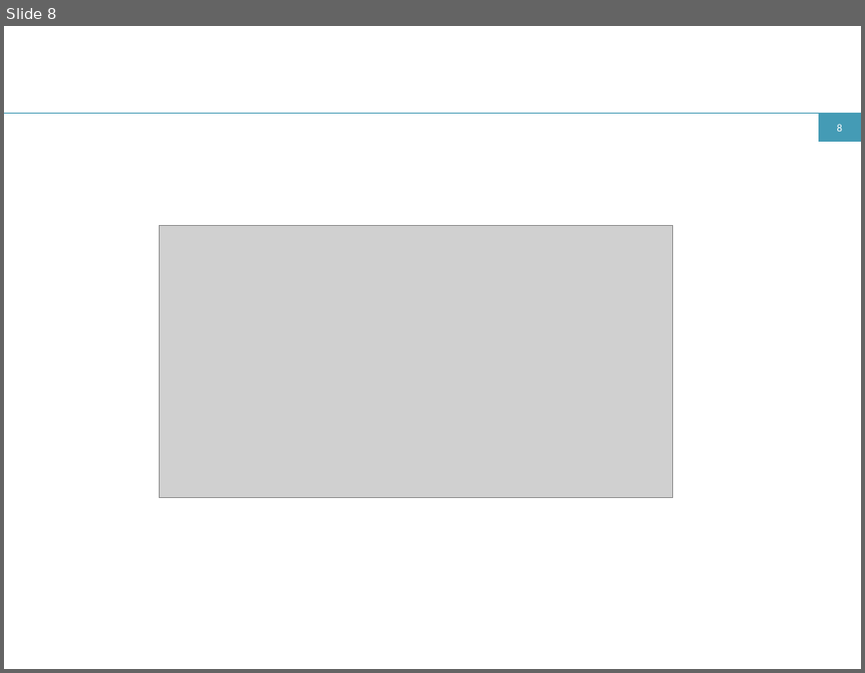
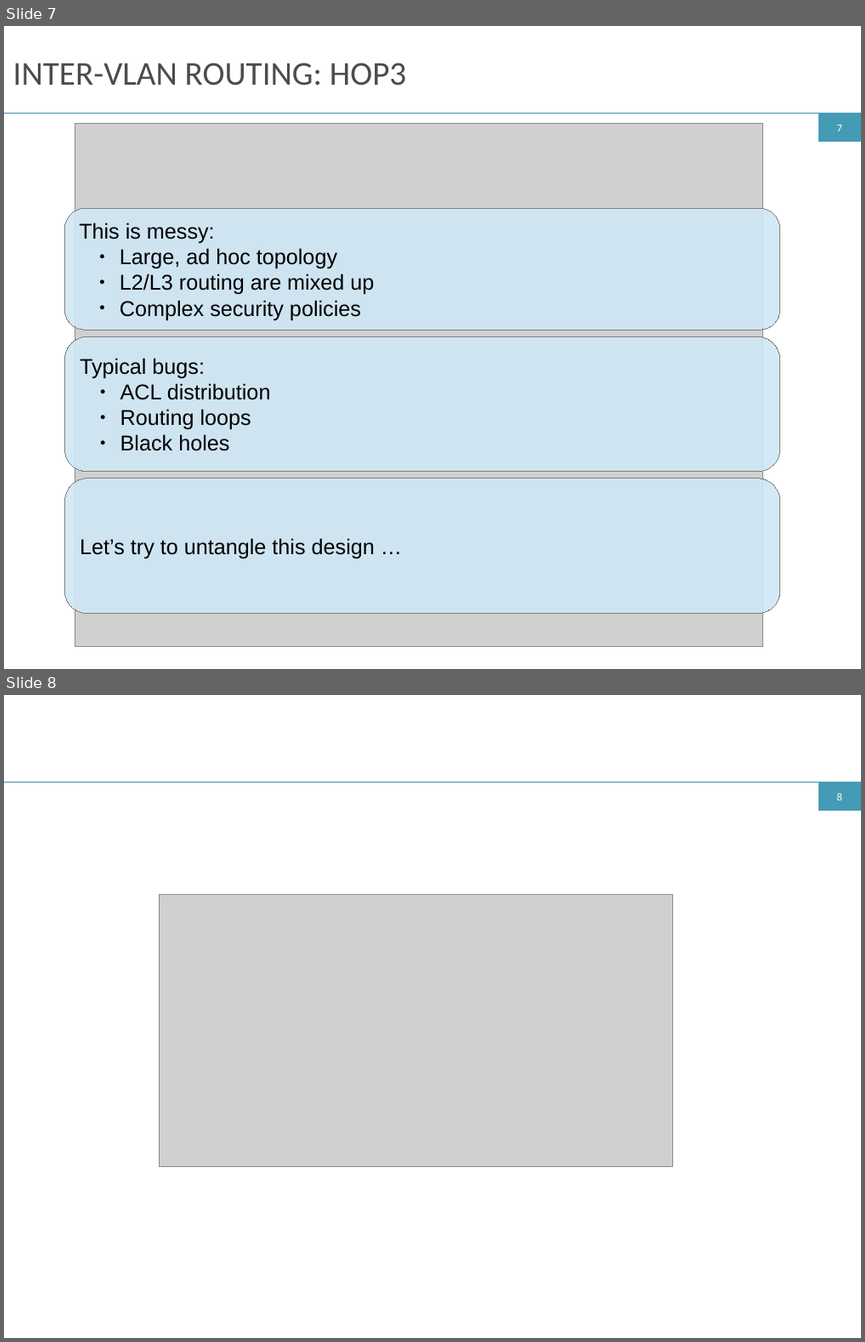
Before and after one commit to ryzhyk/cocoon, a slide deck: doc/netpl16/talk/cocoon.odp. Shown one above the other, each under a label of ours: slide 8 before the commit, slides 7 and 8 after it. The pictures are 865x673 and 865x1342 pixels, drawn with LibreOffice and Linux fonts; fonts in the diff are those of the drawing; grey boxes stand for pictures. Boxes give left, top, right and bottom in pixels: in the first picture for what was removed or moved away, otherwise in the second. Text is boxed around its words. In the diff, an @@ line names an element or a change of style, - is before the commit and + after.

```diff
--- a/doc/netpl16/talk/cocoon.odp
+++ b/doc/netpl16/talk/cocoon.odp
@@ slide 7 added at [4, 26, 861, 669], background #FFFFFF; not listed: 3 template elements that a slide beside it also shows @@
@@ title added at [13, 63, 406, 86], 28 pt, text #4C4C4C @@
+INTER-VLAN ROUTING: HOP3
@@ picture added at [75, 123, 763, 646] @@
@@ rounded rectangle added at [65, 209, 780, 330], fill #CFE7F5 at 90% opacity, outline #808080 0 pt, 18 pt, text #000000 @@
+This is messy:
+  ● Large, ad hoc topology
+  ● L2/L3 routing are mixed up
+  ● Complex security policies
@@ rounded rectangle added at [65, 336, 780, 471], fill #CFE7F5 at 90% opacity, outline #808080 0 pt, 18 pt, text #000000 @@
+Typical bugs:
+  ● ACL distribution
+  ● Routing loops
+  ● Black holes
@@ rounded rectangle added at [65, 478, 780, 612], fill #CFE7F5 at 90% opacity, outline #808080 0 pt, 18 pt, text #000000 @@
+Let’s try to untangle this design …
```
Also in this commit, not shown: 1 slide changed, 6 other slides added, 4 slides removed, 1 other file.
